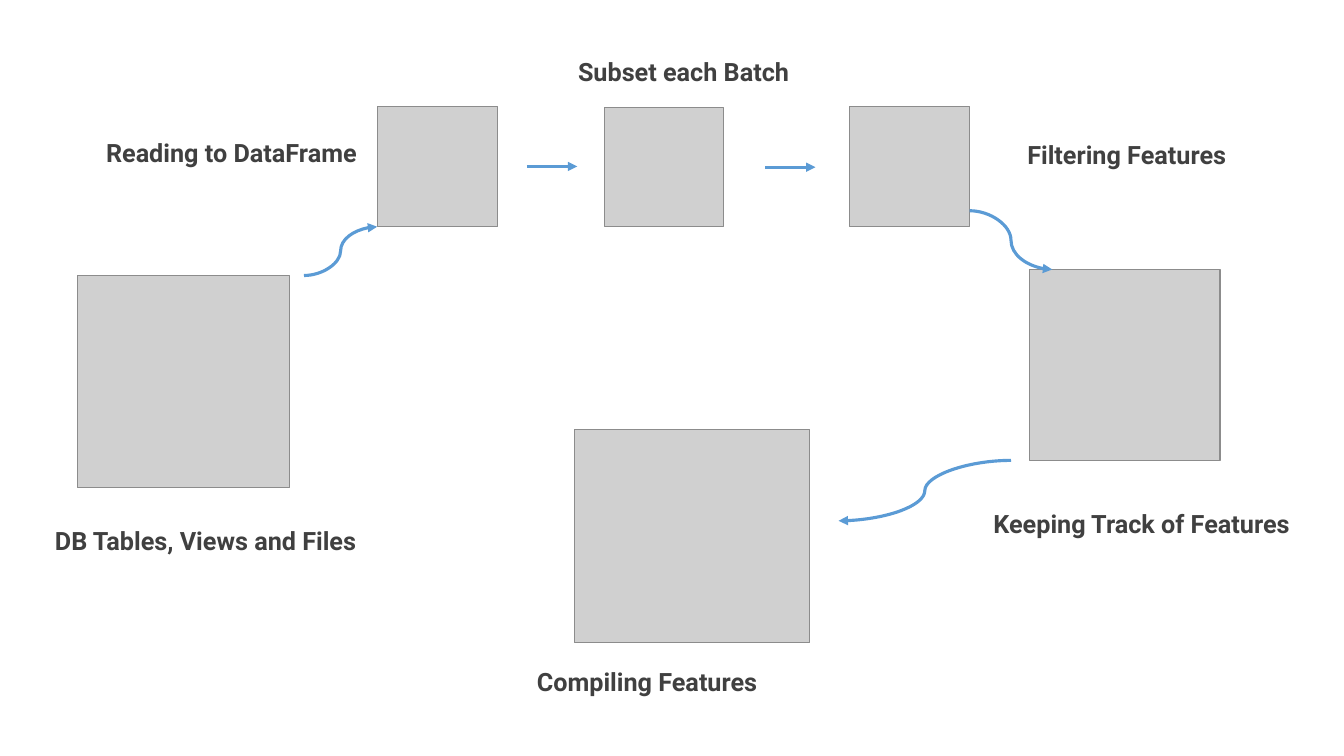
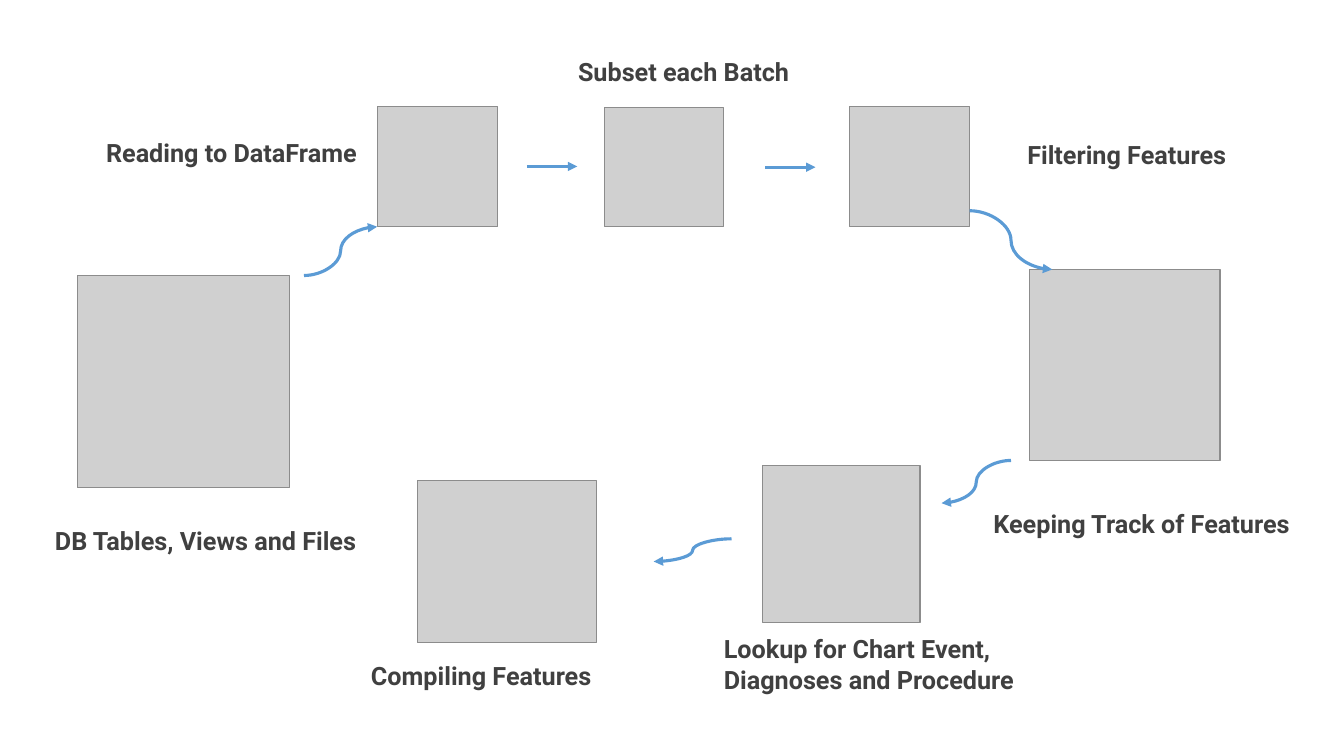
Before and after one commit to fmqbl/Predicting-Post-Procedural-Complications-Using-MIMICIII, a slide deck: slide 6 of Presentation.pptx. Drawn at 1344x756 pixels with LibreOffice and Linux fonts; fonts in the diff are those of the drawing; grey boxes stand for pictures. Boxes give left, top, right and bottom in pixels: in the first picture for what was removed or moved away, otherwise in the second. Text is boxed around its words. In the diff, an @@ line names an element or a change of style, - is before the commit and + after.

```diff
--- a/Presentation.pptx
+++ b/Presentation.pptx
@@ picture added at [763, 465, 921, 622] @@
@@ curved arrow moved from (1011, 461) - (839, 521) to (1011, 461) - (942, 503) @@
@@ picture: place and size @@
-picture at [575, 430, 811, 643]
+picture at [417, 480, 597, 642]
@@ curved arrow added from (732, 538) to (654, 562), #5B9BD5 2.25 pt @@
@@ text "Compiling Features": place and size @@
-text "Compiling Features" at [537, 672, 757, 697]
+text "Compiling Features" at [371, 666, 591, 691]
@@ text added at [724, 639, 1014, 695], 18 pt, text #404040, bold @@
+Lookup for Chart Event, Diagnoses and Procedure
```
Also in this commit, not shown: 3 other files.
